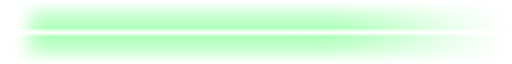
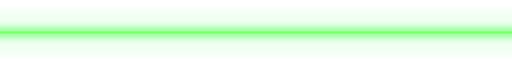
Revision of a layered 512 x 64 image; what changed, layer by layer:
painted on "Calque 1", unmasked it over (0, 1, 512, 64)
